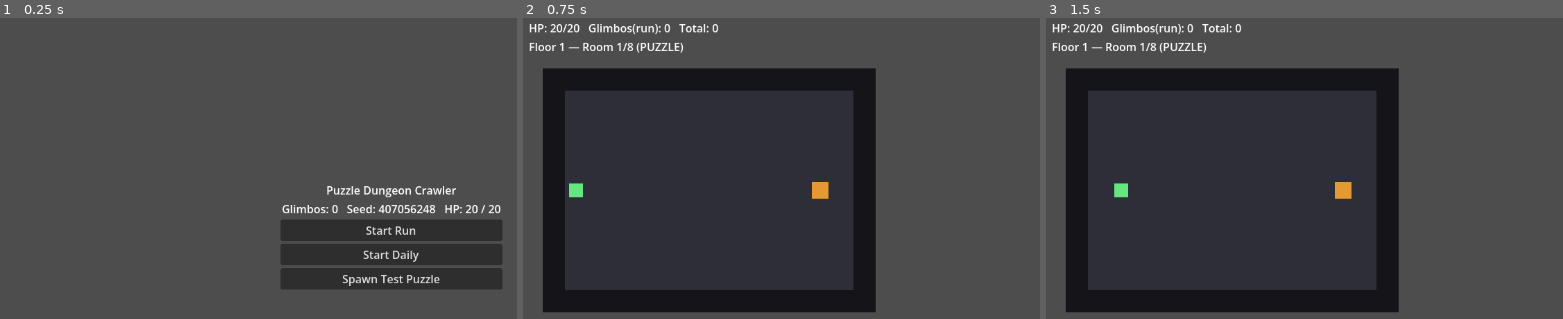
Above: before the commit, frames 1-3 (left to right).
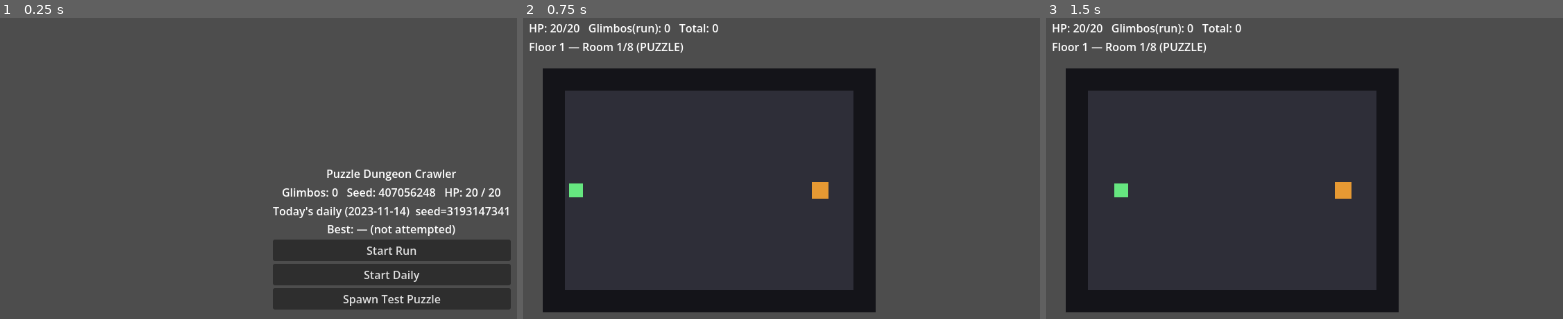
Above: after the commit, the same moments.

Repository: NickSanft/puzzle-dungeon-crawler
Game: Godot game, scene res://scenes/ui/main.tscn
Two runs of this game, one before a commit and one after it. Both use one fixed random seed, a clock stepped at 60 frames per second and the inputs below.
Inputs (mouse positions are in pixels of both pictures, inside the frame that each line leads up to):
- Up to frame 1 (0.25 s): no input
- Up to frame 2 (0.75 s): click "Start Run" at 0.5 s
- Up to frame 3 (1.5 s): tap Enter at 1.25 s; move the mouse to (outside the picture) at 1.27 s; hold D from 1.28 s (still down); click (outside the picture) at 1.42 s

The runs differ from the first frame. In frame 1, 10% of the frame differs, in the area x 52-99%, y 50-97%; in frame 2, nothing differs; in frame 3, nothing differs.

Commit message:
feat(daily): per-date seed, best-run tracking, title screen display

Diff:
--- a/scenes/ui/main.gd
+++ b/scenes/ui/main.gd
@@ -5,6 +5,7 @@
 const GLIMBO_REWARD_PER_SIZE := {5: 3, 10: 8, 15: 15}
 
 @onready var _label: Label = $VBox/Status
+@onready var _daily_info: Label = $VBox/DailyInfo
 @onready var _start_btn: Button = $VBox/StartRun
 @onready var _daily_btn: Button = $VBox/StartDaily
 @onready var _puzzle_btn: Button = $VBox/TestPuzzle
@@ -26,6 +27,19 @@
 func _refresh() -> void:
 	var g: int = int(SaveSystem.data.glimbos)
 	_label.text = "Glimbos: %d   Seed: %d   HP: %d / %d" % [g, RNG.seed_value, GameState.hp, GameState.max_hp]
+	_refresh_daily()
+
+func _refresh_daily() -> void:
+	var key := RNG.today_key()
+	var seed_value := RNG.daily_seed(key)
+	var best: Dictionary = SaveSystem.get_daily(key)
+	if best.is_empty():
+		_daily_info.text = "Today's daily (%s)  seed=%d\nBest: — (not attempted)" % [key, seed_value]
+	else:
+		_daily_info.text = "Today's daily (%s)  seed=%d\nBest: HP %d, time %.1fs, floor %d%s" % [
+			key, seed_value, int(best.hp_remaining), float(best.time_sec), int(best.get("floor", 1)),
+			"  ✓ won" if bool(best.get("won", false)) else "",
+		]
 
 func _on_hp_changed(_c: int, _m: int) -> void:
 	_refresh()
--- a/scenes/ui/main.tscn
+++ b/scenes/ui/main.tscn
@@ -35,6 +35,11 @@
 text = "Glimbos: 0"
 horizontal_alignment = 1
 
+[node name="DailyInfo" type="Label" parent="VBox"]
+layout_mode = 2
+text = ""
+horizontal_alignment = 1
+
 [node name="StartRun" type="Button" parent="VBox"]
 layout_mode = 2
 text = "Start Run"
--- a/scripts/core/game_state.gd
+++ b/scripts/core/game_state.gd
@@ -14,6 +14,8 @@
 var current_floor: int = 0
 var room_index: int = 0
 var is_daily_run: bool = false
+var run_started_ticks: int = 0
+var daily_date_key: String = ""
 
 func start_run(daily: bool = false) -> void:
 	is_daily_run = daily
@@ -22,9 +24,12 @@
 	glimbos_this_run = 0
 	current_floor = 1
 	room_index = 0
+	run_started_ticks = Time.get_ticks_msec()
 	if daily:
-		RNG.set_seed(RNG.daily_seed())
+		daily_date_key = RNG.today_key()
+		RNG.set_seed(RNG.daily_seed(daily_date_key))
 	else:
+		daily_date_key = ""
 		RNG.randomize_from_time()
 	SaveSystem.data.stats.runs_started = int(SaveSystem.data.stats.runs_started) + 1
 	SaveSystem.save_to_disk()
@@ -51,6 +56,15 @@
 	if won:
 		SaveSystem.data.stats.runs_won = int(SaveSystem.data.stats.runs_won) + 1
 		SaveSystem.save_to_disk()
+	if is_daily_run and daily_date_key != "":
+		var elapsed: float = (Time.get_ticks_msec() - run_started_ticks) / 1000.0
+		SaveSystem.record_daily(daily_date_key, {
+			"hp_remaining": hp,
+			"time_sec": elapsed,
+			"won": won,
+			"floor": current_floor,
+			"glimbos": glimbos_this_run,
+		})
 	run_ended.emit(won)
 
 func _bonus_max_hp() -> int:
--- a/scripts/core/rng.gd
+++ b/scripts/core/rng.gd
@@ -32,9 +32,10 @@
 		return null
 	return arr[_rng.randi_range(0, arr.size() - 1)]
 
+func today_key() -> String:
+	var t := Time.get_datetime_dict_from_system(true)
+	return "%04d-%02d-%02d" % [t.year, t.month, t.day]
+
 func daily_seed(date_utc: String = "") -> int:
-	var d := date_utc
-	if d == "":
-		var t := Time.get_datetime_dict_from_system(true)
-		d = "%04d-%02d-%02d" % [t.year, t.month, t.day]
+	var d := date_utc if date_utc != "" else today_key()
 	return hash(d)
--- a/scripts/core/save_system.gd
+++ b/scripts/core/save_system.gd
@@ -15,6 +15,7 @@
 		"runs_won": 0,
 		"puzzles_solved": 0,
 	},
+	"daily": {},
 }
 
 func _ready() -> void:
@@ -61,3 +62,17 @@
 
 func has_unlock(id: String) -> bool:
 	return id in data.unlocks
+
+func record_daily(date_key: String, record: Dictionary) -> bool:
+	var existing: Dictionary = data.daily.get(date_key, {})
+	var is_better := existing.is_empty() \
+		or int(record.get("hp_remaining", 0)) > int(existing.get("hp_remaining", -1)) \
+		or (int(record.get("hp_remaining", 0)) == int(existing.get("hp_remaining", -1)) \
+			and float(record.get("time_sec", 1e9)) < float(existing.get("time_sec", 1e9)))
+	if is_better:
+		data.daily[date_key] = record
+		save_to_disk()
+	return is_better
+
+func get_daily(date_key: String) -> Dictionary:
+	return data.daily.get(date_key, {})
